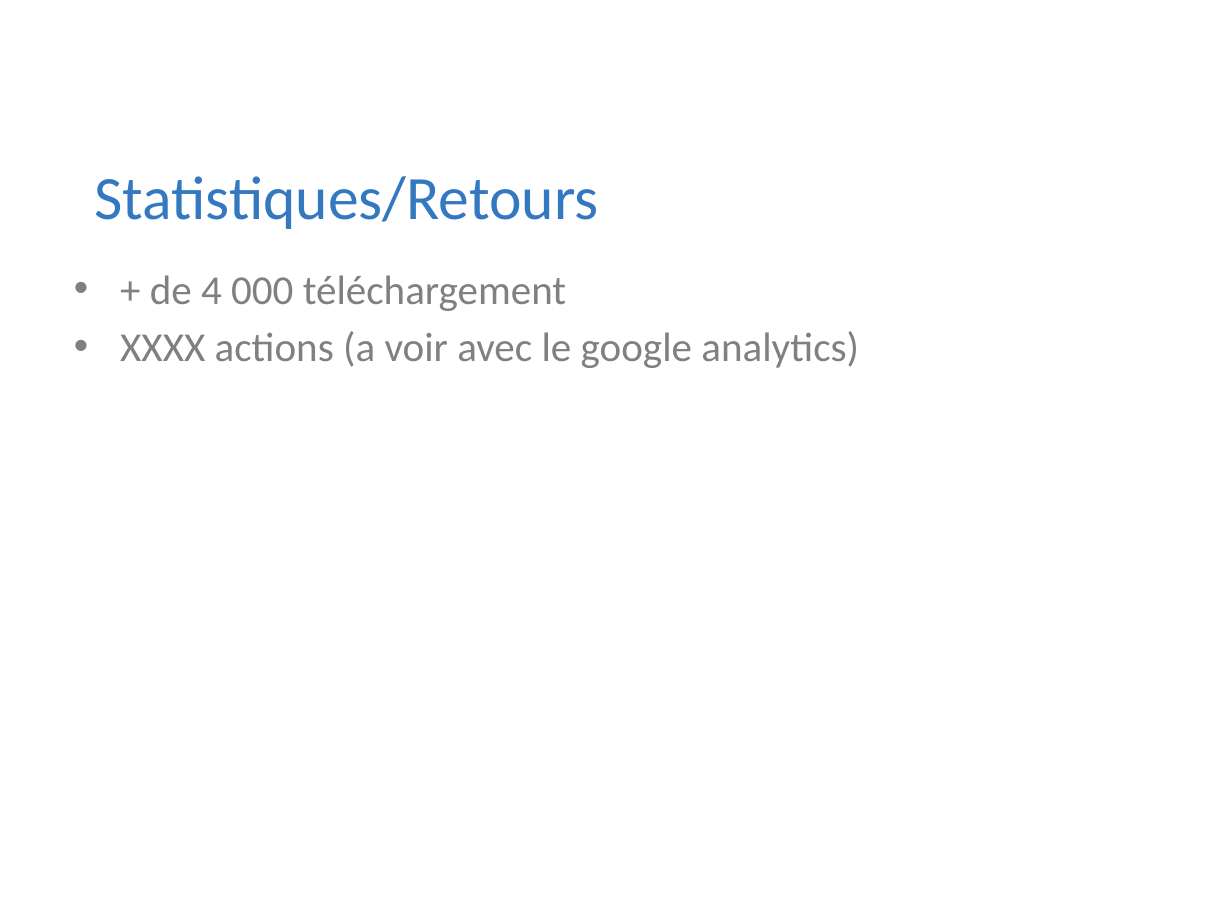
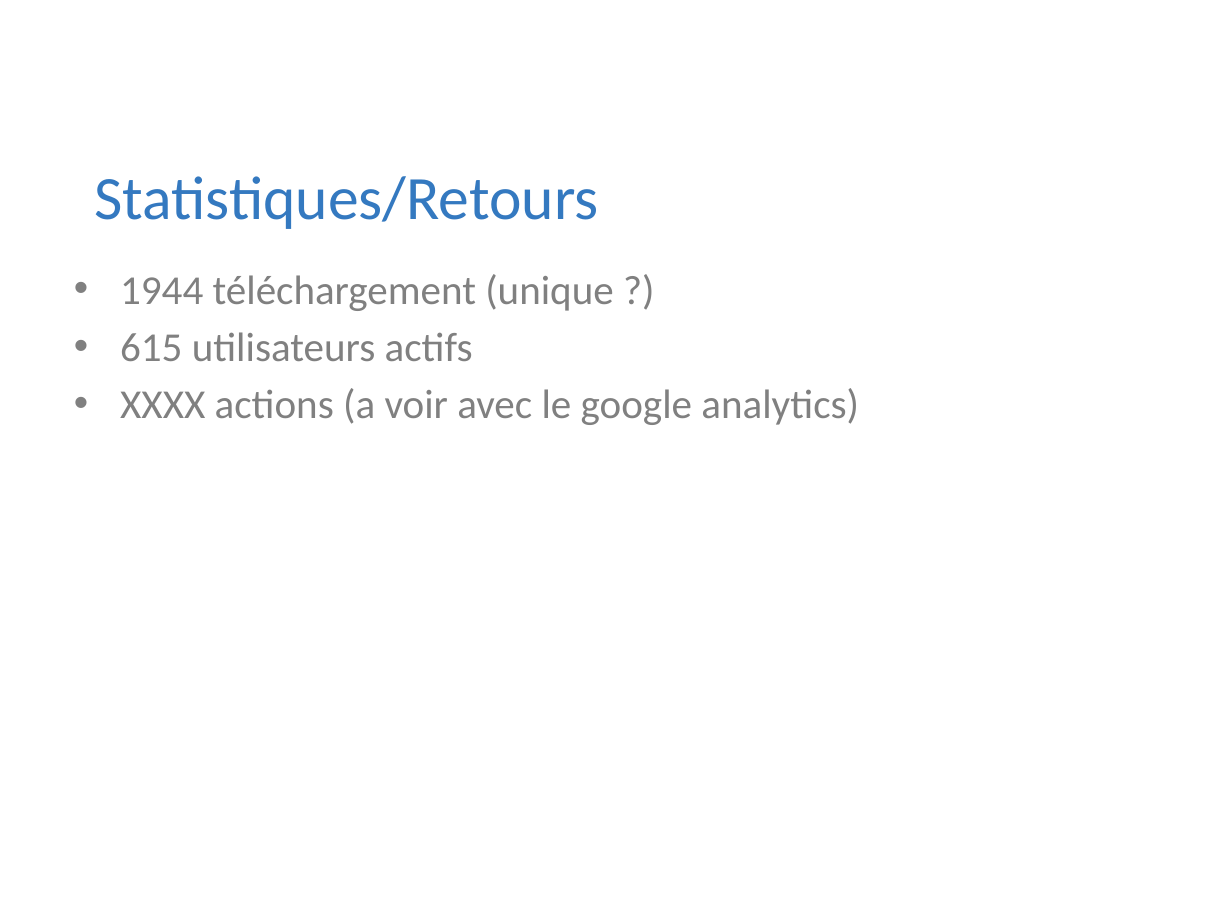
Before and after one commit to Riges/eip-silverlight, a slide deck: slide 7 of Docs/eip 10.09.11/myNETwork.pptx. Drawn at 1232x924 pixels with LibreOffice and Linux fonts; fonts in the diff are those of the drawing; background and template pictures are left out. Boxes give left, top, right and bottom in pixels: in the first picture for what was removed or moved away, otherwise in the second. Text is boxed around its words. In the diff, an @@ line names an element or a change of style, - is before the commit and + after.

```diff
--- a/Docs/eip 10.09.11/myNETwork.pptx
+++ b/Docs/eip 10.09.11/myNETwork.pptx
@@ text at (x1=120, y1=274, x2=613, y2=361): text changed @@
-• + de 4 000 téléchargement
+• 1944 téléchargement (unique ?)
+• 615 utilisateurs actifs
```
